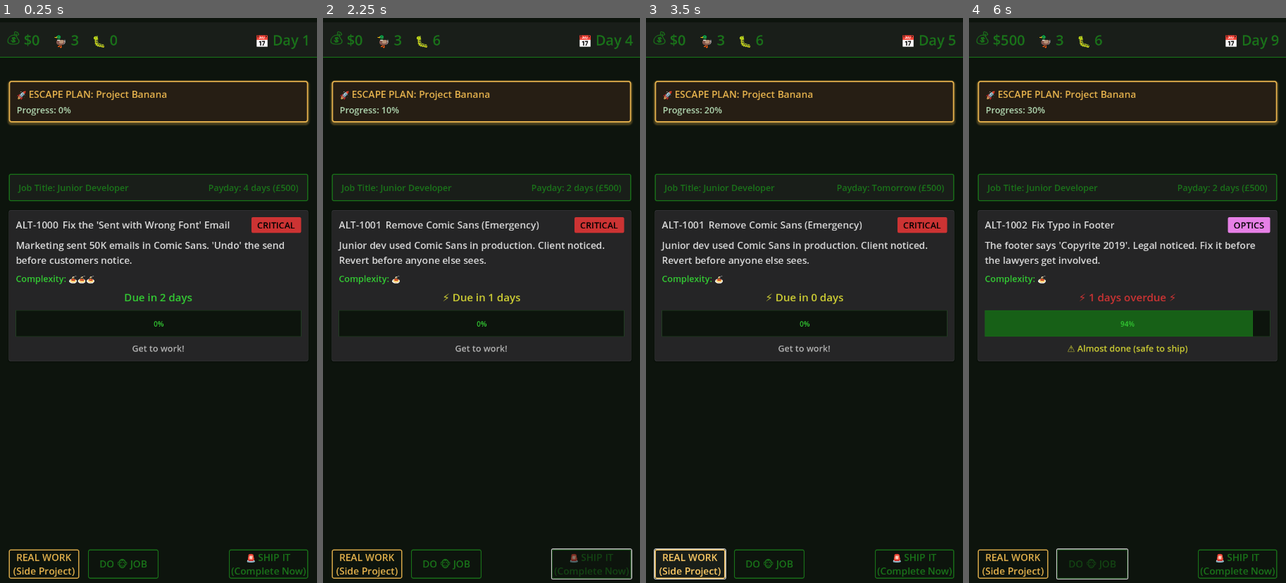
Above: before the commit, frames 1-4 (left to right).
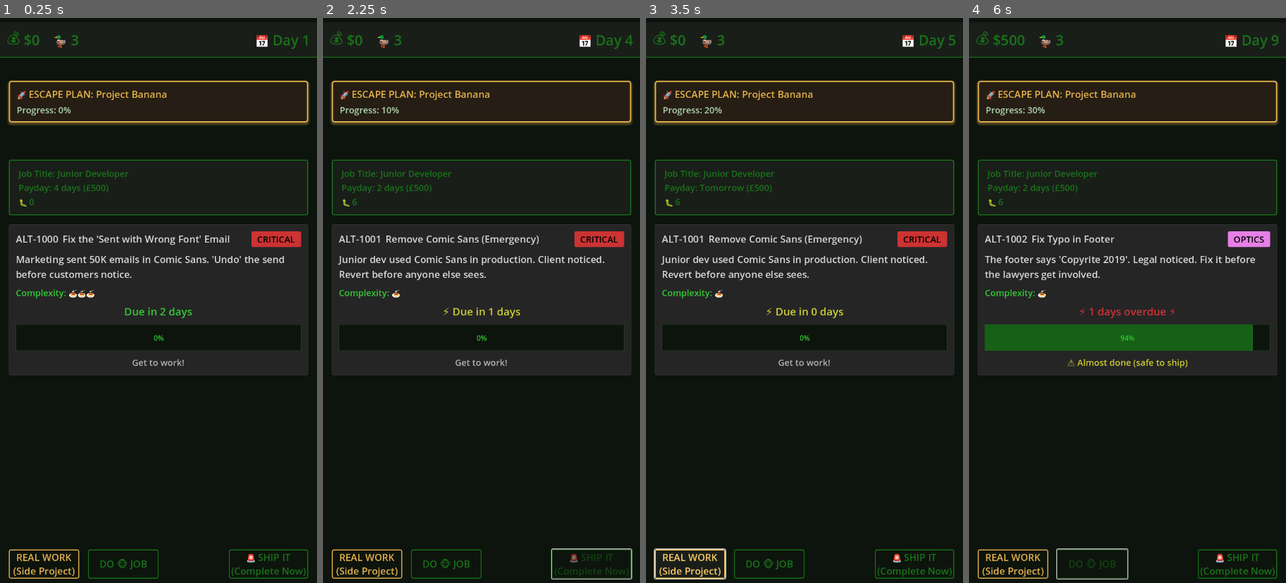
Above: after the commit, the same moments.

Repository: lmchoi/alt-f-this
Game: Godot game, scene res://scenes/game_ui.tscn
Same seed, same stepped clock (60 frames per second), same inputs: the game is played once before the commit and once after it.
Inputs:
- Up to frame 1 (0.25 s): no input
- Up to frame 2 (2.25 s): click "REAL WORK (Side Project)" at 0.5 s; click "DO 🐵 JOB" at 1.25 s; click "🚨 SHIP IT (Complete Now)" at 2 s
- Up to frame 3 (3.5 s): click "REAL WORK (Side Project)" at 2.75 s
- Up to frame 4 (6 s): click "DO 🐵 JOB" at 3.5 s; click "🚨 SHIP IT (Complete Now)" at 4.25 s; click "REAL WORK (Side Project)" at 5 s; click "DO 🐵 JOB" at 5.75 s

The runs differ from the first frame. In frame 1, 12% of the frame differs, in the area x 2-98%, y 3-64%; in frame 2, 12%; in frame 3, 12%; in frame 4, 12%.

Commit message:
Move bugs from top bar to job info

Diff:
--- a/scenes/job_info.gd
+++ b/scenes/job_info.gd
@@ -1,13 +1,18 @@
 extends PanelContainer
 
 @onready var salary_label := $"%SalaryLabel"
+@onready var bugs_value := $"%BugsValue"
 
 func _ready():
+	GameManager.bugs_changed.connect(_update_bugs)
 	GameManager.next_day.connect(_update_payday)
 	GameManager.payday_occurred.connect(_on_payday)
 
-	# Initialize with current value
+	_update_bugs(GameManager.bugs)
 	_update_payday(GameManager.day)
+
+func _update_bugs(amount: int):
+	bugs_value.text = str(amount)
 
 func _update_payday(_day: int):
 	var days = GameManager.days_until_payday - 1
--- a/scenes/job_info.tscn
+++ b/scenes/job_info.tscn
@@ -15,15 +15,27 @@
 theme_override_constants/margin_right = 20
 theme_override_constants/margin_bottom = 15
 
-[node name="JobContainer" type="HBoxContainer" parent="MarginContainer"]
+[node name="VBoxContainer" type="VBoxContainer" parent="MarginContainer"]
 layout_mode = 2
 
-[node name="JobTitleLabel" type="Label" parent="MarginContainer/JobContainer"]
+[node name="JobTitleLabel" type="Label" parent="MarginContainer/VBoxContainer"]
 layout_mode = 2
 size_flags_horizontal = 3
 text = "Job Title: Junior Developer"
 
-[node name="SalaryLabel" type="Label" parent="MarginContainer/JobContainer"]
+[node name="SalaryLabel" type="Label" parent="MarginContainer/VBoxContainer"]
 unique_name_in_owner = true
 layout_mode = 2
 text = "Salary: £100"
+
+[node name="BugsContainer" type="HBoxContainer" parent="MarginContainer/VBoxContainer"]
+layout_mode = 2
+
+[node name="BugsIcon" type="Label" parent="MarginContainer/VBoxContainer/BugsContainer"]
+layout_mode = 2
+text = "🐛"
+
+[node name="BugsValue" type="Label" parent="MarginContainer/VBoxContainer/BugsContainer"]
+unique_name_in_owner = true
+layout_mode = 2
+text = "0"
--- a/scenes/top_bar.gd
+++ b/scenes/top_bar.gd
@@ -2,19 +2,16 @@
 
 @onready var money_value := $"%MoneyValue"
 @onready var ducks_value := $"%DucksValue"
-@onready var bugs_value := $"%BugsValue"
 @onready var day_value := $"%DayValue"
 
 func _ready():
 	GameManager.money_changed.connect(_update_money)
 	GameManager.ducks_changed.connect(_update_ducks)
-	GameManager.bugs_changed.connect(_update_bugs)
 	GameManager.next_day.connect(_update_day)
 
 	# Initialize with current values
 	_update_money(GameManager.money)
 	_update_ducks(GameManager.ducks)
-	_update_bugs(GameManager.bugs)
 	_update_day(GameManager.day)
 
 func _update_money(amount: int):
@@ -23,8 +20,5 @@
 func _update_ducks(amount: int):
 	ducks_value.text = str(amount)
 
-func _update_bugs(amount: int):
-	bugs_value.text = str(amount)
-
 func _update_day(day: int):
 	day_value.text = "Day " + str(day)
--- a/scenes/top_bar.tscn
+++ b/scenes/top_bar.tscn
@@ -54,21 +54,6 @@
 theme_override_font_sizes/font_size = 32
 text = "2"
 
-[node name="BugsContainer" type="HBoxContainer" parent="HBoxContainer"]
-layout_mode = 2
-theme_override_constants/separation = 8
-
-[node name="BugsIcon" type="Label" parent="HBoxContainer/BugsContainer"]
-layout_mode = 2
-theme_override_font_sizes/font_size = 32
-text = "🐛"
-
-[node name="BugsValue" type="Label" parent="HBoxContainer/BugsContainer"]
-unique_name_in_owner = true
-layout_mode = 2
-theme_override_font_sizes/font_size = 32
-text = "0"
-
 [node name="Spacer" type="Control" parent="HBoxContainer"]
 layout_mode = 2
 size_flags_horizontal = 3
--- a/themes/main_theme.tres
+++ b/themes/main_theme.tres
@@ -1,4 +1,16 @@
 [gd_resource type="Theme" load_steps=8 format=3 uid="uid://buaicsh0r3xyc"]
+
+[sub_resource type="StyleBoxFlat" id="StyleBoxFlat_button_disabled"]
+bg_color = Color(0.05, 0.08, 0.05, 0.5)
+border_width_left = 2
+border_width_top = 2
+border_width_right = 2
+border_width_bottom = 2
+border_color = Color(0.1, 0.45, 0.1, 0.5)
+corner_radius_top_left = 4
+corner_radius_top_right = 4
+corner_radius_bottom_right = 4
+corner_radius_bottom_left = 4
 
 [sub_resource type="StyleBoxFlat" id="StyleBoxFlat_button_hover"]
 bg_color = Color(0.1, 0.12, 0.1, 1)
@@ -31,18 +43,6 @@
 border_width_right = 2
 border_width_bottom = 2
 border_color = Color(0.15, 0.55, 0.15, 1)
-corner_radius_top_left = 4
-corner_radius_top_right = 4
-corner_radius_bottom_right = 4
-corner_radius_bottom_left = 4
-
-[sub_resource type="StyleBoxFlat" id="StyleBoxFlat_button_disabled"]
-bg_color = Color(0.05, 0.08, 0.05, 0.5)
-border_width_left = 2
-border_width_top = 2
-border_width_right = 2
-border_width_bottom = 2
-border_color = Color(0.1, 0.45, 0.1, 0.5)
 corner_radius_top_left = 4
 corner_radius_top_right = 4
 corner_radius_bottom_right = 4
Not shown: 1 places in scenes/job_info.tscn that only renumber resources
